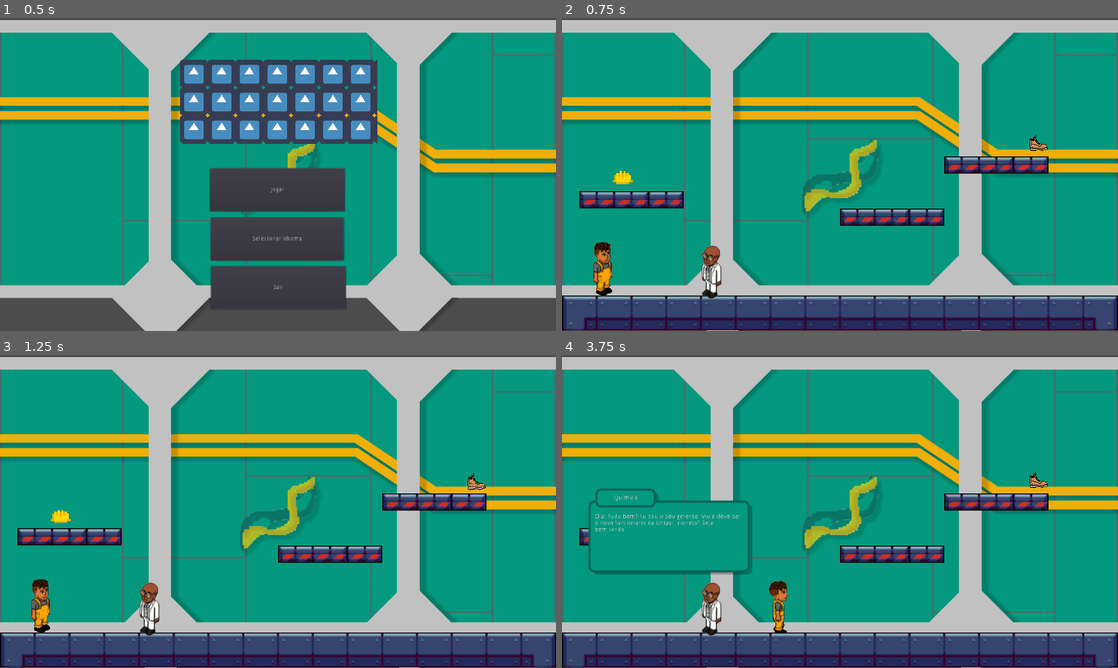
Above: before the commit, frames 1-4 (two rows, left to right).
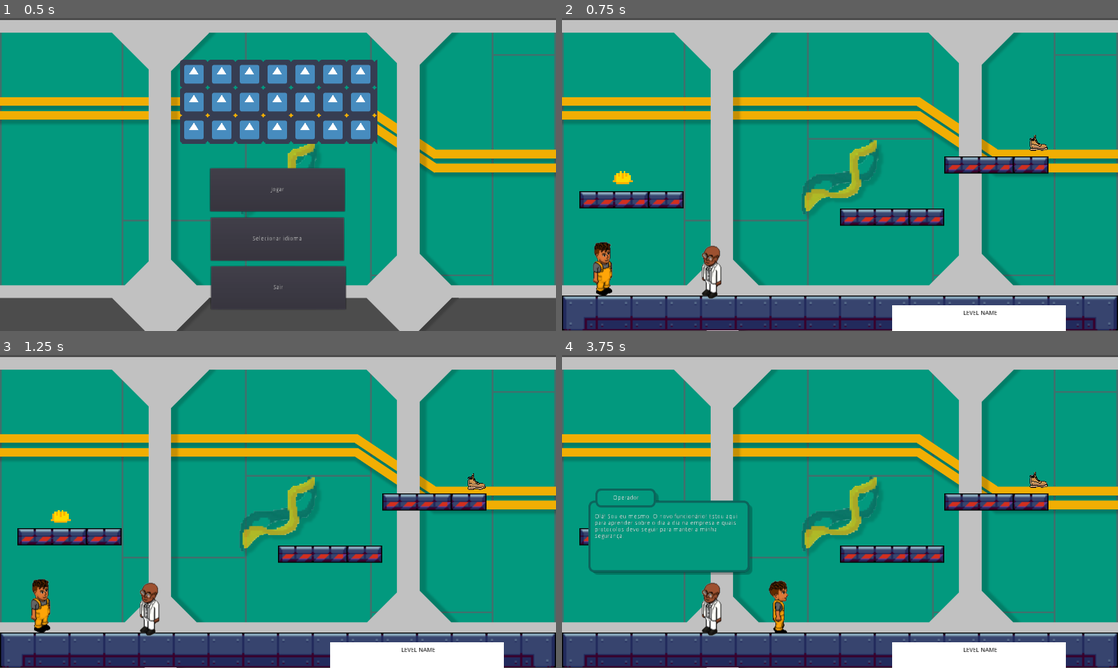
Above: after the commit, the same moments.

Repository: 2023M1T6-Inteli/grupo5
Game: Godot game, scene res://scenes/Main.tscn
The game is run twice, just before and just after one commit, with the same random seed, the same clock (stepped at 60 frames per second) and the same inputs. The engine's default icon, where the game draws it, is replaced by a stand-in: a white triangle on a blue panel in a dark square.
Inputs (mouse positions are in pixels of both pictures, inside the frame that each line leads up to):
- Up to frame 1 (0.5 s): no input
- Up to frame 2 (0.75 s): click "Jogar" at 0.5 s
- Up to frame 3 (1.25 s): no input
- Up to frame 4 (3.75 s): move the mouse to (962, 495) at 1.27 s; hold E (interact) 1.28-2.03 s; hold D (move_right) 1.28-2.78 s; tap W (jump) at 1.52, 2.27 s; move the mouse to (728, 527) at 2.02 s; tap E (interact) at 2.1, 3.6 s; move the mouse to (895, 442) at 2.77 s; hold A (move_left) 2.78-3.53 s; hold E (interact) 2.78-3.53 s; move the mouse to (812, 574) at 3.52 s; hold D (move_right) from 3.53 s (still down)

Frame 1 is identical in both runs. In frame 2, 2.6% of the frame differs, in the area x 59-91%, y 91-100%; in frame 3, 2.6%; in frame 4, 3.1%, in the area x 5-91%, y 44-100%.

Commit message:
feat: skip dialog with one action

Diff:
--- a/src/project.godot
+++ b/src/project.godot
@@ -51,13 +51,9 @@
 }
 interact={
 "deadzone": 0.5,
-"events": [ Object(InputEventKey,"resource_local_to_scene":false,"resource_name":"","device":0,"alt":false,"shift":false,"control":false,"meta":false,"command":false,"pressed":false,"scancode":69,"physical_scancode":0,"unicode":0,"echo":false,"script":null)
- ]
-}
-skip={
-"deadzone": 0.5,
-"events": [ Object(InputEventKey,"resource_local_to_scene":false,"resource_name":"","device":0,"alt":false,"shift":false,"control":false,"meta":false,"command":false,"pressed":false,"scancode":32,"physical_scancode":0,"unicode":0,"echo":false,"script":null)
-, Object(InputEventKey,"resource_local_to_scene":false,"resource_name":"","device":0,"alt":false,"shift":false,"control":false,"meta":false,"command":false,"pressed":false,"scancode":16777221,"physical_scancode":0,"unicode":0,"echo":false,"script":null)
+"events": [ Object(InputEventKey,"resource_local_to_scene":false,"resource_name":"","device":0,"alt":false,"shift":false,"control":false,"meta":false,"command":false,"pressed":false,"scancode":16777221,"physical_scancode":0,"unicode":0,"echo":false,"script":null)
+, Object(InputEventKey,"resource_local_to_scene":false,"resource_name":"","device":0,"alt":false,"shift":false,"control":false,"meta":false,"command":false,"pressed":false,"scancode":32,"physical_scancode":0,"unicode":0,"echo":false,"script":null)
+, Object(InputEventKey,"resource_local_to_scene":false,"resource_name":"","device":0,"alt":false,"shift":false,"control":false,"meta":false,"command":false,"pressed":false,"scancode":69,"physical_scancode":0,"unicode":0,"echo":false,"script":null)
  ]
 }
 
--- a/src/scenes/Level1.tscn
+++ b/src/scenes/Level1.tscn
@@ -68,6 +68,7 @@
 [ext_resource path="res://assets/industrial/IndustrialTile_79.png" type="Texture" id=66]
 [ext_resource path="res://assets/industrial/IndustrialTile_77.png" type="Texture" id=67]
 [ext_resource path="res://assets/industrial/IndustrialTile_78.png" type="Texture" id=68]
+[ext_resource path="res://scenes/Clipboard.tscn" type="PackedScene" id=69]
 [ext_resource path="res://scenes/player.tscn" type="PackedScene" id=70]
 [ext_resource path="res://scenes/npc_quimic.tscn" type="PackedScene" id=71]
 [ext_resource path="res://scenes/PPE.tscn" type="PackedScene" id=74]
@@ -1716,8 +1717,10 @@
 PPEName = "helmet"
 storePositionY = -250
 
+[node name="Player" parent="." instance=ExtResource( 70 )]
+position = Vector2( -541, 211 )
+
 [node name="NPC" parent="." instance=ExtResource( 71 )]
 position = Vector2( -300, 227 )
 
-[node name="Player" parent="." instance=ExtResource( 70 )]
-position = Vector2( -541, 211 )
+[node name="Clipboard" parent="." instance=ExtResource( 69 )]
--- a/src/scenes/npc_quimic.tscn
+++ b/src/scenes/npc_quimic.tscn
@@ -33,7 +33,7 @@
 texture = ExtResource( 4 )
 stretch_mode = 1
 
-[node name="RichTextLabel" type="RichTextLabel" parent="Dialog"]
+[node name="DialogText" type="RichTextLabel" parent="Dialog"]
 margin_left = 14.0
 margin_top = 58.0
 margin_right = 357.0
--- a/src/scripts/Main.gd
+++ b/src/scripts/Main.gd
@@ -1,21 +1,21 @@
 extends Node2D
 
 
-func _ready():
+func loadMenuLanguage():
 	# configura os textos dos botões de acordo com o idiomas escolhida
 	$PlayButton.text = Locales.buttons.play
 	$QuitButton.text = Locales.buttons.quit
 	$LanguageButton.text = Locales.buttons.selectLanguage
 
+func _ready():
+	loadMenuLanguage()
 	# pega a referência do menu de opções
 	var popup = $LanguageButton.get_popup()
 	# limpa as opções
 	popup.clear()
 
-	# se ainda não existe a conexão
-	if popup.get_signal_connection_list('id_pressed').empty():
-		# conecta a seleção de um idioma com a função de mudar o idiomas
-		popup.connect("id_pressed", self, "changeLanguage")
+	# conecta a seleção de um idioma com a função de mudar o idiomas
+	popup.connect("id_pressed", self, "changeLanguage")
 
 	# adiciona os idiomas disponíveis nas opções
 	for language in Locales.getAvailableLanguages():
@@ -27,7 +27,7 @@
 	Locales.language = Locales.getAvailableLanguages()[id]
 	Locales.loadLanguage()
 	# atuailza o menu
-	_ready()
+	loadMenuLanguage()
 
 
 func _on_PlayButton_pressed():
--- a/src/scripts/NPC.gd
+++ b/src/scripts/NPC.gd
@@ -42,7 +42,7 @@
 	var characterName = Locales.characters.get(Locales.dialogs[currentDialog].character)
 	$Dialog/Name.bbcode_text = '[center]' + characterName + '[/center]'
 	# altera o texto para a fala atual
-	$Dialog/RichTextLabel.text = Locales.dialogs[currentDialog].text
+	$Dialog/DialogText.text = Locales.dialogs[currentDialog].text
 	# atualiza o índice do diálogo atual
 	currentDialog += 1
 
@@ -53,10 +53,10 @@
 
 
 func _input(event):
-	if ($Dialog.visible and event.is_action_released('skip')):
-		# ao pressionar um botão de skip, avança o diálogo
-		nextDialog()
-
-	if (not $Dialog.visible and canInteract and event.is_action_pressed('interact')):
-		# estando na área de interação e apertando o botão de interação, inicia o diálogo
-		loadDialog()
+	if event.is_action_released('interact'):
+		if $Dialog.visible:
+			# se o diálogo já está ativo, avança o diálogo
+			nextDialog()
+		elif canInteract:
+			# se o diálogo não está ativo e o personagem está na área de interação, carrega o diálogo
+			loadDialog()
--- a/src/scripts/PPE.gd
+++ b/src/scripts/PPE.gd
@@ -7,6 +7,7 @@
 # essa função inicia a flutuação do objeto
 func _ready():
 	$Animation.play('Float')
+	# carrega a imagem de acordo com o nome do EPI
 	$Sprite.texture = load('res://assets/PPE/' + PPEName + '.png')
 
 
--- a/src/scripts/locales.gd
+++ b/src/scripts/locales.gd
@@ -39,8 +39,8 @@
 	# lê e carrega o arquivo de idioma
 	var file = File.new()
 	file.open('res://locales/' + language + '.json', File.READ)
-	var data = parse_json(file.get_as_text())
-	locale = data
+	locale = parse_json(file.get_as_text())
+	file.close()
 
 	# carrega os idiomas por categoria
 	characters = locale.characters
Not shown: 1 places in src/scenes/Level1.tscn that only renumber resources
